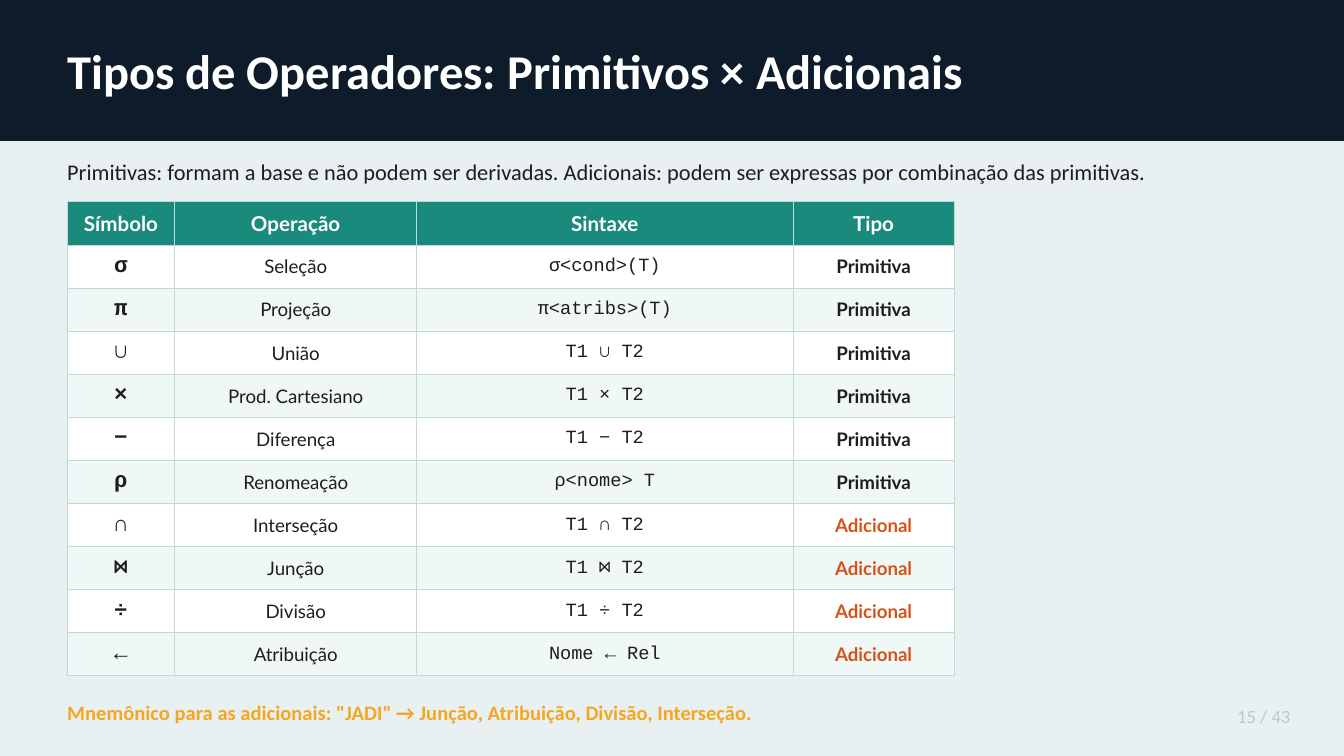
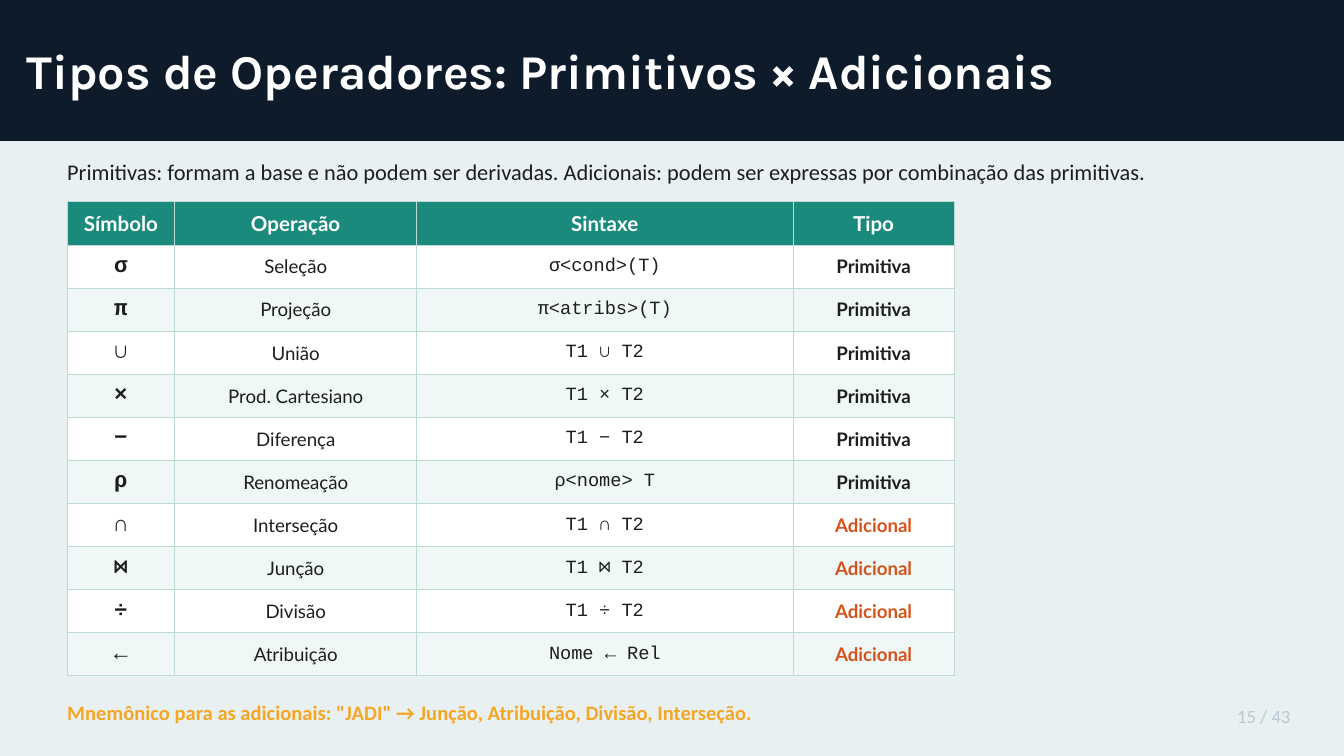
Before and after one commit to patrickaraujo/disc_BD, a slide deck: slide 17 of ARQ09/Bloco1/Algebra_Relacional_Teoria_e_Exercicios_v2.odp. Drawn at 1344x756 pixels with LibreOffice and Linux fonts; fonts in the diff are those of the drawing. Boxes give left, top, right and bottom in pixels: in the first picture for what was removed or moved away, otherwise in the second. Text is boxed around its words. In the diff, an @@ line names an element or a change of style, - is before the commit and + after.

```diff
--- a/ARQ09/Bloco1/Algebra_Relacional_Teoria_e_Exercicios_v2.odp
+++ b/ARQ09/Bloco1/Algebra_Relacional_Teoria_e_Exercicios_v2.odp
@@ text "Tipos de Operadores: Primitivos × ...": place and size @@
-text "Tipos de Operadores: Primitivos × ..." at [67,55,963,97]
+text "Tipos de Operadores: Primitivos × ..." at [26,54,1054,101]
@@ text "Tipos de Operadores: Primitivos × ..." at [26,54,1054,101]: font Calibri to Karla @@
```
Also in this commit, not shown: 14 other slides changed, 1 other file.
